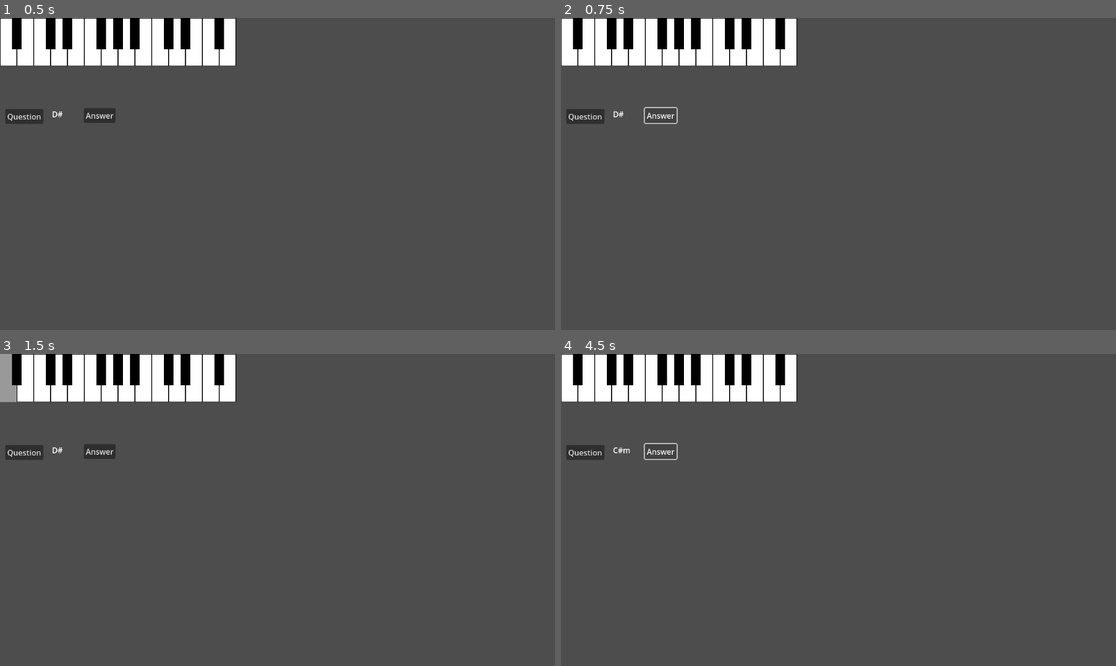
Above: before the commit, frames 1-4 (two rows, left to right).
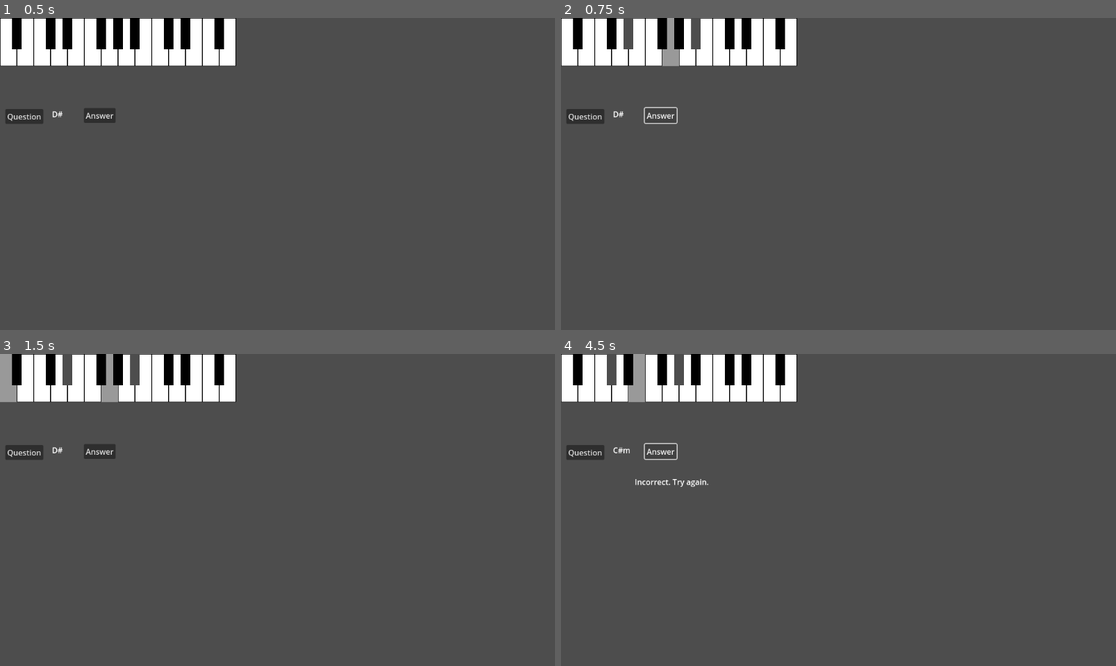
Above: after the commit, the same moments.

Repository: mjXmsdgh/godot_piano
Game: Godot game, scene res://scenes/chord_to_notes.tscn
The game is run twice, just before and just after one commit, with the same random seed, the same clock (stepped at 60 frames per second) and the same inputs.
Inputs (mouse positions are in pixels of both pictures, inside the frame that each line leads up to):
- Up to frame 1 (0.5 s): no input
- Up to frame 2 (0.75 s): click "Answer" at 0.5 s
- Up to frame 3 (1.5 s): click (11, 378) at 1.27 s
- Up to frame 4 (4.5 s): click "Question" at 2 s; click (572, 378) at 2.77 s; click "Question" at 3.5 s; click "Answer" at 4.25 s

Frame 1 is identical in both runs. In frame 2, 0.7% of the frame differs, in the area x 11-26%, y 0-16%; in frame 3, 0.7%; in frame 4, 0.9%, in the area x 8-27%, y 0-43%.

Commit message:
add answer

Diff:
--- a/godot_piano/scenes/chord_to_notes.tscn
+++ b/godot_piano/scenes/chord_to_notes.tscn
@@ -13,19 +13,25 @@
 [node name="QuestionNode" type="Node2D" parent="."]
 script = ExtResource("3_fde3m")
 
+[node name="QuestionLabel" type="Label" parent="QuestionNode"]
+offset_left = 108.0
+offset_top = 188.0
+offset_right = 148.0
+offset_bottom = 211.0
+text = "C"
+
+[node name="StatusLabel" type="Label" parent="QuestionNode"]
+offset_left = 153.0
+offset_top = 254.0
+offset_right = 193.0
+offset_bottom = 277.0
+
 [node name="QuestionButton" type="Button" parent="QuestionNode"]
 offset_left = 11.0
 offset_top = 189.0
 offset_right = 90.0
 offset_bottom = 220.0
 text = "Question"
-
-[node name="QuestionLabel" type="Label" parent="QuestionNode"]
-offset_left = 108.0
-offset_top = 188.0
-offset_right = 148.0
-offset_bottom = 211.0
-text = "C"
 
 [node name="answer" type="Button" parent="QuestionNode"]
 offset_left = 174.0
@@ -34,10 +40,5 @@
 offset_bottom = 218.0
 text = "Answer"
 
-[node name="StatusLabel" type="Label" parent="QuestionNode"]
-offset_left = 153.0
-offset_top = 254.0
-offset_right = 193.0
-offset_bottom = 277.0
-
 [connection signal="pressed" from="QuestionNode/QuestionButton" to="QuestionNode" method="_on_question_button_pressed"]
+[connection signal="pressed" from="QuestionNode/answer" to="QuestionNode" method="_on_answer_pressed"]
--- a/godot_piano/scripts/kenban.gd
+++ b/godot_piano/scripts/kenban.gd
@@ -52,7 +52,6 @@
 		notes[note_name] = key_node
 
 
-
 func play_note(note_name: String) -> void:
 	if not notes.has(note_name):
 		printerr("KenbanNode: Key '", note_name, "' not found in notes dictionary.")
--- a/godot_piano/scripts/question_node.gd
+++ b/godot_piano/scripts/question_node.gd
@@ -147,3 +147,9 @@
 	user_played_notes.clear() # 評価後、ユーザーの入力をクリア
 	# current_interaction_state = QuizInteractionState.AWAITING_INPUT # すぐに次の入力を待つ場合
 	current_interaction_state = QuizInteractionState.INITIAL # 問題選択に戻る場合
+
+# 答えボタンが押されたとき
+func _on_answer_pressed() -> void:
+
+	for item in current_target_chord_notes:
+		piano_keyboard_node.play_note(item)
